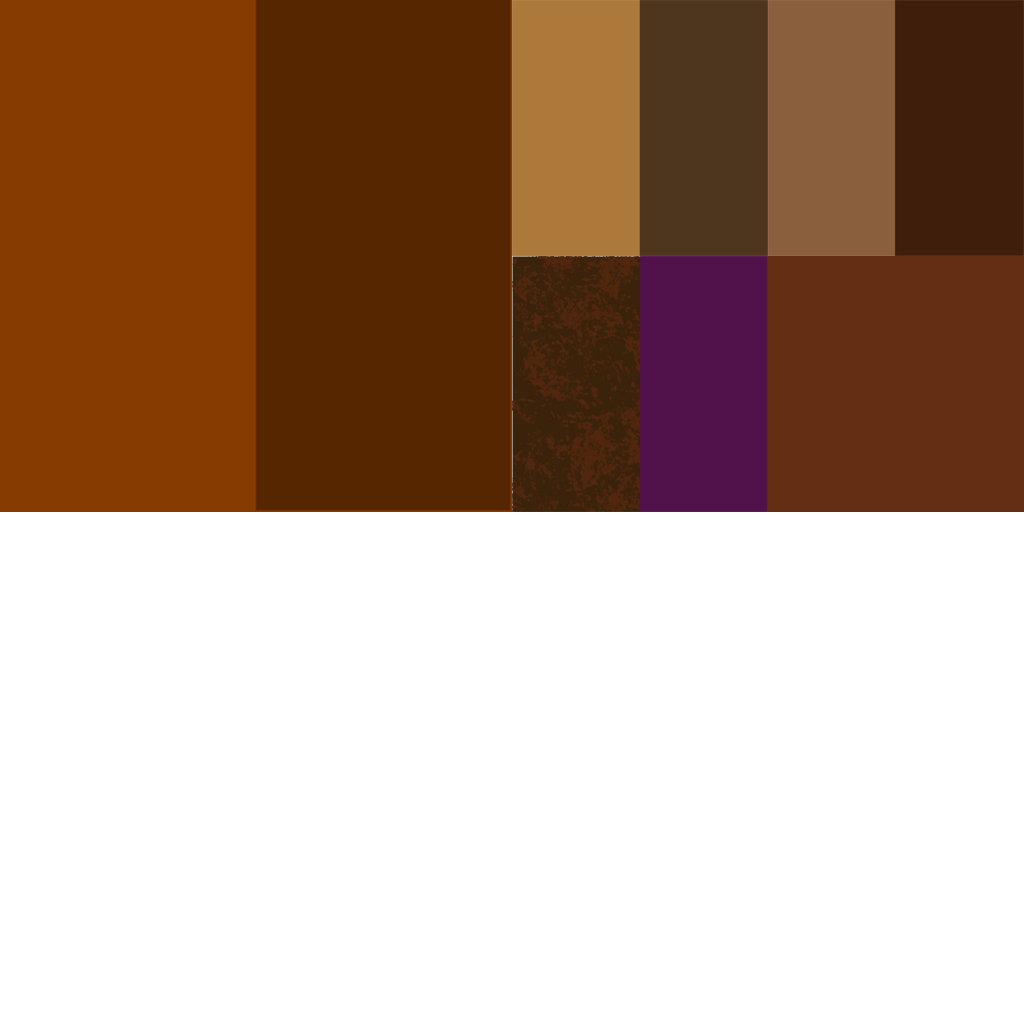
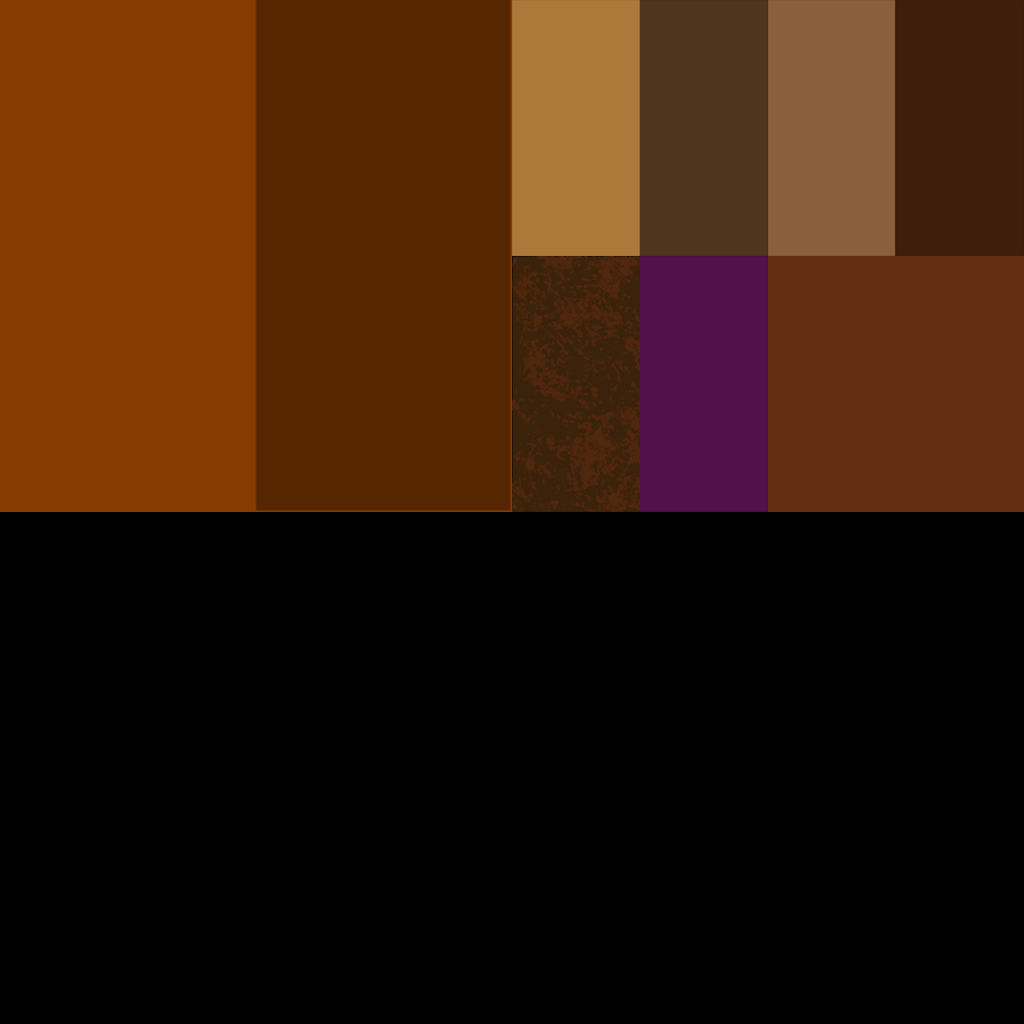
Revision of a layered 1024x1024 image; what changed, layer by layer:
added layer "Ebene 9" over [left=0, top=0, right=1024, bottom=1024]
